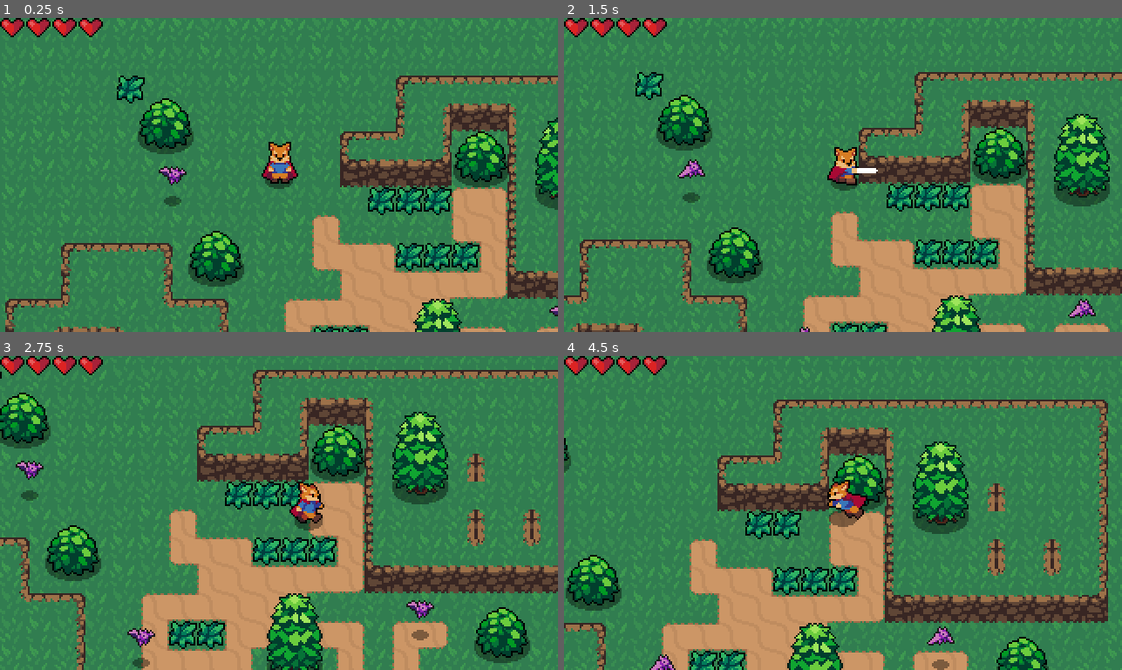
Above: before the commit, frames 1-4 (two rows, left to right).
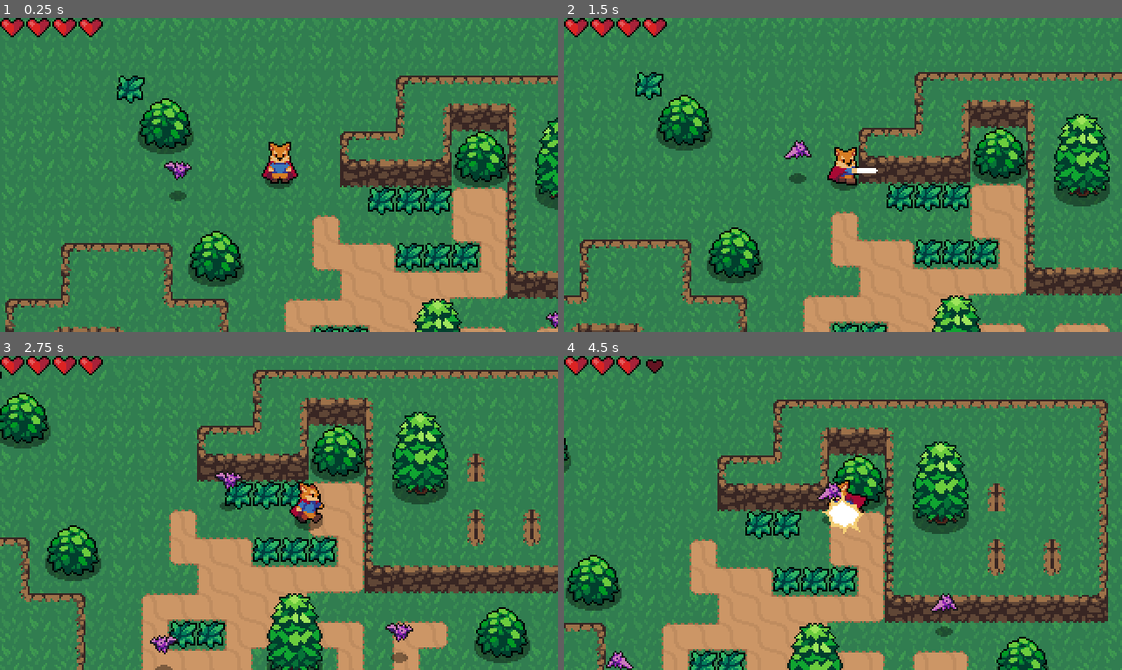
Above: after the commit, the same moments.

Repository: ROMUBOY/2D-action-RPG-godot
Game: Godot game, scene res://world.tscn
Same seed, same stepped clock (60 frames per second), same inputs: the game is played once before the commit and once after it.
Inputs:
- Up to frame 1 (0.25 s): no input
- Up to frame 2 (1.5 s): hold Right (ui_right) 0.53-1.28 s; tap K (roll) at 0.6 s; hold Down (ui_down) from 1.28 s (still down); tap X (attack) at 1.35 s
- Up to frame 3 (2.75 s): tap K (roll) at 1.55, 2.1 s; release Down (ui_down) at 2.03 s; hold Right (ui_right) from 2.03 s (still down)
- Up to frame 4 (4.5 s): release Right (ui_right) at 2.78 s; hold Up (ui_up) 2.78-3.53 s; tap K (roll) at 2.85, 3.8, 4.35 s; hold Left (ui_left) from 3.53 s (still down); tap X (attack) at 3.6 s

The runs differ from the first frame. In frame 1, 0.4% of the frame differs, in the area x 28-100%, y 45-99%; in frame 2, 0.7%; in frame 3, 1.4%; in frame 4, 1.6%, in the area x 7-71%, y 0-100%.

Commit message:
bat wander state

Diff:
--- a/Enemies/bat.gd
+++ b/Enemies/bat.gd
@@ -9,6 +9,7 @@
 @onready var animated_sprite_2d = $AnimatedSprite2D
 @onready var hurt_box = $hurt_box
 @onready var soft_collision = $SoftCollision
+@onready var wander_controller = $WanderController
 
 const enemyDeathEffect = preload("res://Effects/enemy_death_effect.tscn")
 
@@ -20,6 +21,9 @@
 
 var state = IDLE
 
+func _ready():
+	state = pick_random_state([IDLE, WANDER])
+
 func _physics_process(delta):
 	velocity = velocity.move_toward(Vector2.ZERO, friction * delta)
 
@@ -27,24 +31,45 @@
 		IDLE:
 			velocity = velocity.move_toward(Vector2.ZERO, friction * delta)
 			seek_player()
+			if wander_controller.get_time_left() <= 0:
+				update_wander()
 		WANDER:
-			pass
+			seek_player()
+			if wander_controller.get_time_left() <= 0:
+				update_wander()
+
+			acceleration_towards_point(wander_controller.target_position, delta)
+
+			if global_position.distance_to(wander_controller.target_position) <= 4:
+				update_wander()
 		CHASE:
 			var player = player_detection_zone.player
+
 			if player != null:
-				var direction = (player.global_position - global_position).normalized()
-				velocity = velocity.move_toward(direction * max_speed, acceleration * delta)
+				acceleration_towards_point(player.global_position, delta)
 			else:
 				state = IDLE
-			animated_sprite_2d.flip_h = velocity.x < 0
 
 	if soft_collision.is_colliding():
 		velocity += soft_collision.get_push_vector() * delta * 400
 	move_and_slide()
 
+func update_wander():
+	state = pick_random_state([IDLE, WANDER])
+	wander_controller.start_wander_timer(randf_range(1, 3))
+
+func acceleration_towards_point(point, delta):
+	var direction =  global_position.direction_to(point)
+	velocity = velocity.move_toward(direction * max_speed, acceleration * delta)
+	animated_sprite_2d.flip_h = velocity.x < 0
+
 func seek_player():
 	if player_detection_zone.can_see_player():
 		state = CHASE
+
+func pick_random_state(state_list):
+	state_list.shuffle()
+	return state_list.pop_front()
 
 func _on_hurt_box_area_entered(area):
 	stats.health -= area.damage
--- a/Enemies/bat.tscn
+++ b/Enemies/bat.tscn
@@ -8,6 +8,7 @@
 [ext_resource type="PackedScene" uid="uid://bcyurrwgosjmt" path="res://Enemies/player_detection_zone.tscn" id="6_lvol2"]
 [ext_resource type="PackedScene" uid="uid://u4d3bvd3da7g" path="res://Hurtboxes + Hitboxes/hit_box.tscn" id="7_7ld0q"]
 [ext_resource type="PackedScene" uid="uid://bvosga2rhwxto" path="res://soft_collision.tscn" id="8_m1egy"]
+[ext_resource type="PackedScene" uid="uid://ke5cvw3bxn46" path="res://Enemies/wander_controller.tscn" id="9_j4ac5"]
 
 [sub_resource type="AtlasTexture" id="AtlasTexture_7scxx"]
 atlas = ExtResource("1_j6l2o")
@@ -113,6 +114,8 @@
 [node name="CollisionShape2D" parent="SoftCollision" index="0"]
 shape = SubResource("CircleShape2D_5v376")
 
+[node name="WanderController" parent="." instance=ExtResource("9_j4ac5")]
+
 [connection signal="area_entered" from="hurt_box" to="." method="_on_hurt_box_area_entered"]
 [connection signal="no_health" from="Stats" to="." method="_on_stats_no_health"]
 
--- /dev/null
+++ b/Enemies/wander_controller.gd
@@ -0,0 +1,23 @@
+extends Node2D
+
+@export var wander_range = 32
+
+@onready var start_position = global_position
+@onready var target_position = global_position
+@onready var timer = $Timer
+
+func update_target_position():
+	var target_vector = Vector2(randf_range(-wander_range, wander_range), randf_range(-wander_range, wander_range))
+	target_position = start_position + target_vector
+
+func get_time_left():
+	return timer.time_left
+
+func start_wander_timer(duration):
+	timer.start(duration)
+
+func _ready():
+	update_target_position()
+
+func _on_timer_timeout():
+	update_target_position()
--- /dev/null
+++ b/Enemies/wander_controller.tscn
@@ -0,0 +1,12 @@
+[gd_scene load_steps=2 format=3 uid="uid://ke5cvw3bxn46"]
+
+[ext_resource type="Script" path="res://Enemies/wander_controller.gd" id="1_gydx6"]
+
+[node name="WanderController" type="Node2D"]
+script = ExtResource("1_gydx6")
+
+[node name="Timer" type="Timer" parent="."]
+one_shot = true
+autostart = true
+
+[connection signal="timeout" from="Timer" to="." method="_on_timer_timeout"]
--- a/Player/Player.gd
+++ b/Player/Player.gd
@@ -24,6 +24,7 @@
 var stats = PlayerStats
 
 func _ready():
+	randomize()
 	stats.connect("no_health", Callable(self, "queue_free"))
 	animation_tree.set("parameters/Attack/blend_position", Vector2.DOWN)
 	sword_hit_box.knockback_vector = roll_vector
Not shown: 1 places in Enemies/bat.tscn that only renumber resources
